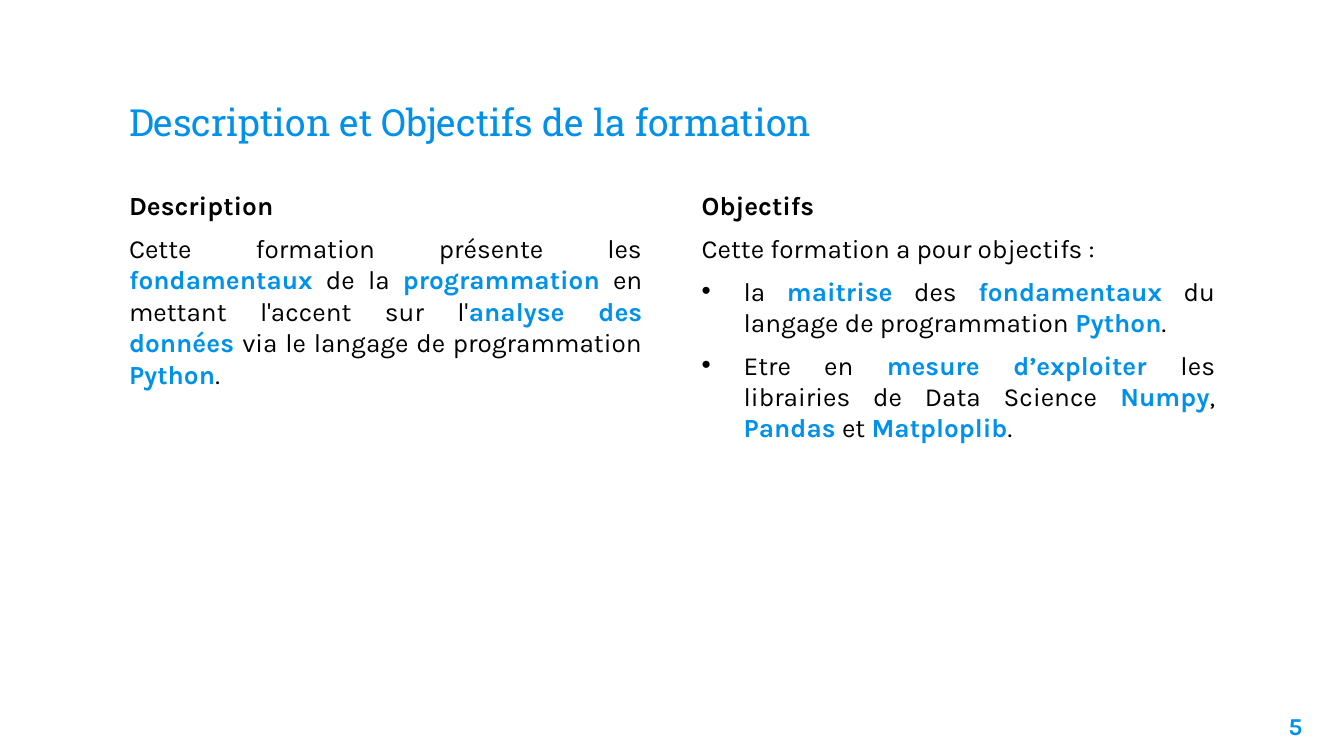
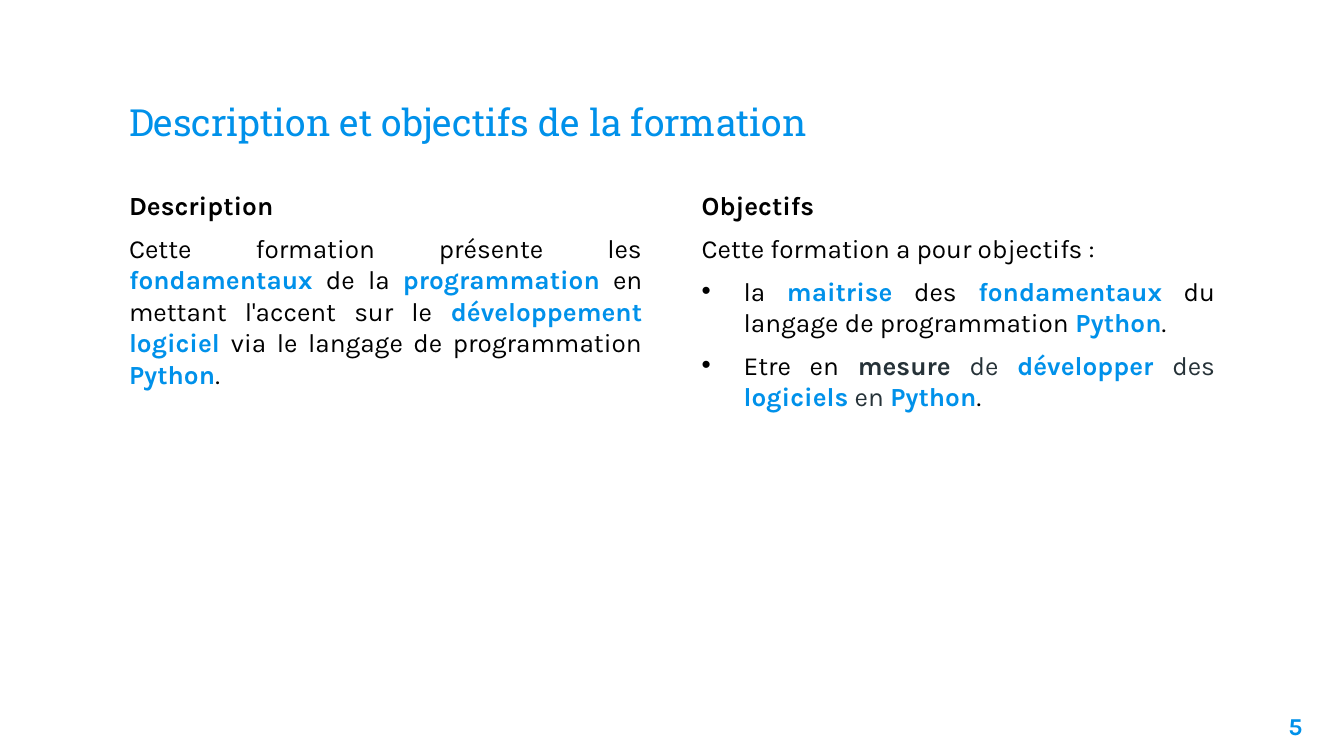
Before and after one commit to Fully-san/PythonSoftwareDevelopment, a slide deck: slide 6 of Supports/Python Software Development.pptx. Drawn at 1344x756 pixels with LibreOffice and Linux fonts; fonts in the diff are those of the drawing; background and template pictures are left out. Boxes give left, top, right and bottom in pixels: in the first picture for what was removed or moved away, otherwise in the second. Text is boxed around its words. In the diff, an @@ line names an element or a change of style, - is before the commit and + after.

```diff
--- a/Supports/Python Software Development.pptx
+++ b/Supports/Python Software Development.pptx
@@ title at [129,107,807,144]: text changed @@
-Description et Objectifs de la formation
+Description et objectifs de la formation
@@ text at [129,238,642,390]: text changed @@
-Cette formation présente les fondamentaux de la programmation en mettant l'accent sur l'analyse des données via le langage de programmation Python.
+Cette formation présente les fondamentaux de la programmation en mettant l'accent sur le développement logiciel via le langage de programmation Python.
@@ text at [744,354,1215,413]: text changed @@
-• Etre en mesure d’exploiter les librairies de Data Science Numpy, Pandas et Matploplib.
+• Etre en mesure de développer des logiciels en Python.
```
Also in this commit, not shown: 1 other slide changed, 2 other files.
